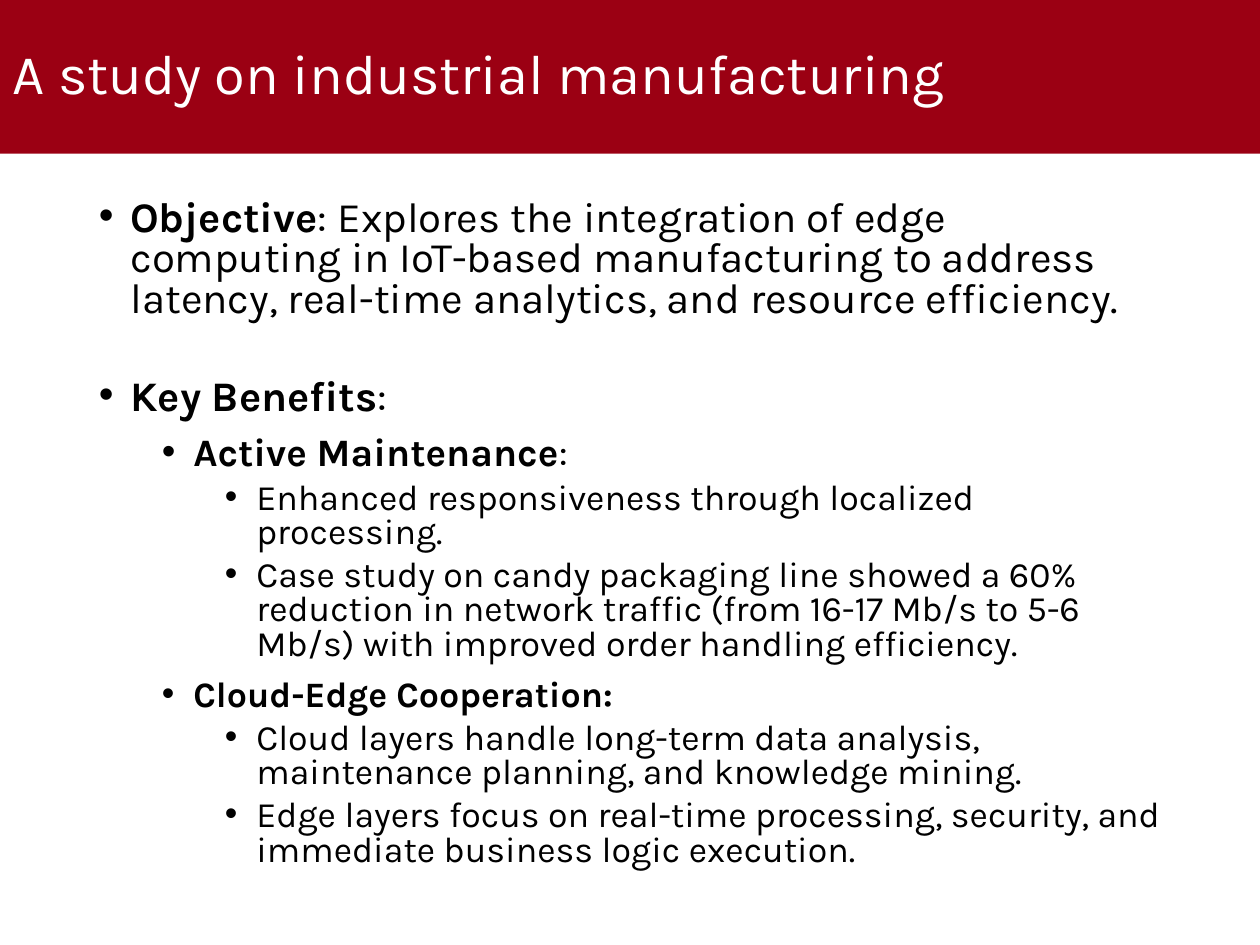
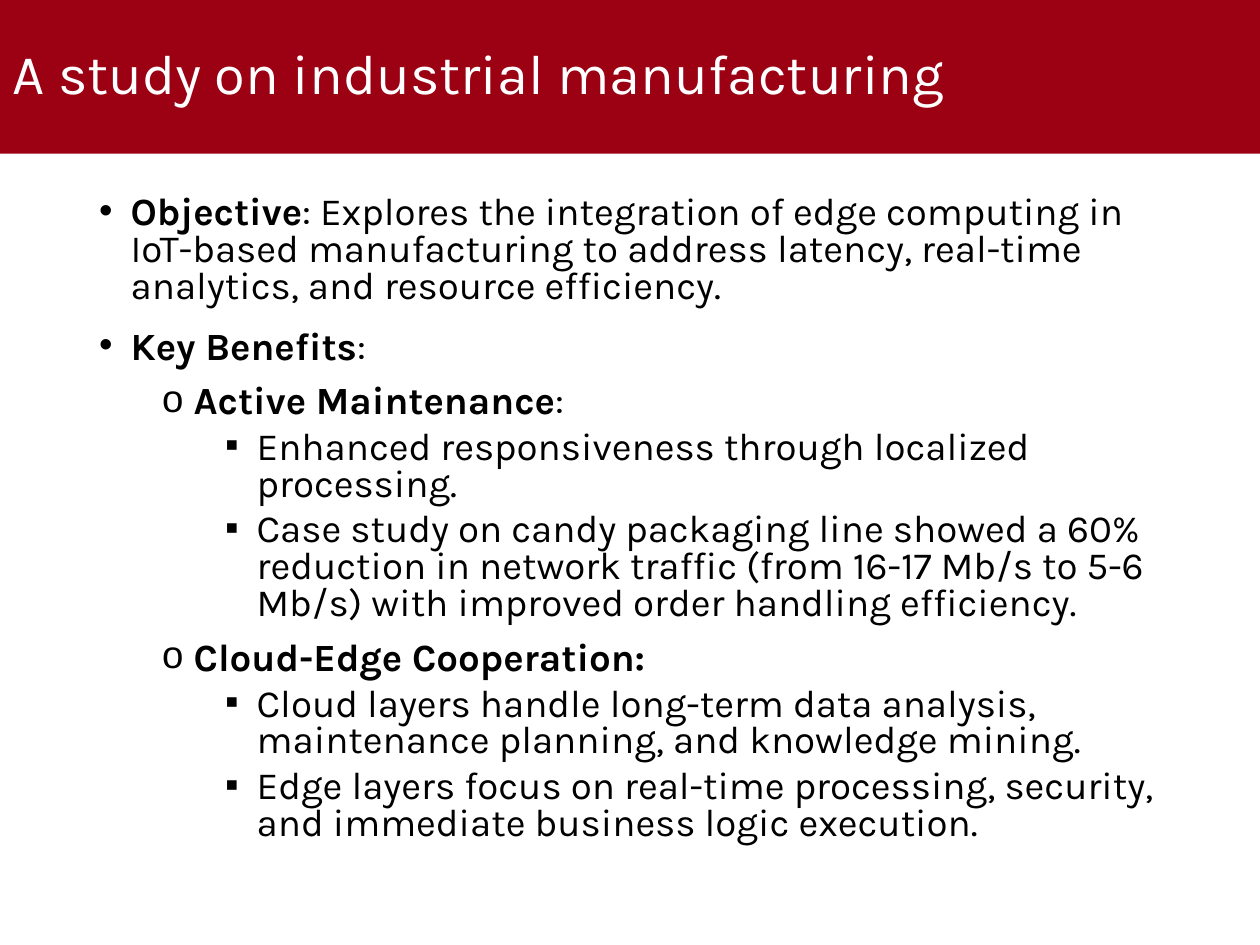
Before and after one commit to MikeIsBack/UniPD-MSc-Computer-Science-courses, a slide deck: slide 12 of Wireless Networks for Mobile Applications/Project/Presentation/Presentation.pptx. Drawn at 1260x945 pixels with LibreOffice and Linux fonts; fonts in the diff are those of the drawing; background and template pictures are left out. Boxes give left, top, right and bottom in pixels: in the first picture for what was removed or moved away, otherwise in the second. Text is boxed around its words. In the diff, an @@ line names an element or a change of style, - is before the commit and + after.

```diff
--- a/Wireless Networks for Mobile Applications/Project/Presentation/Presentation.pptx
+++ b/Wireless Networks for Mobile Applications/Project/Presentation/Presentation.pptx
@@ text "Objective: Explores the integration of ..." at box(131, 197, 1154, 846): size 24.1 to 22 pt in "Objective: Explores the integration of edge computing ...", "Key Benefits:"; size 22.2 to 22 pt in "Active Maintenance:"; size 20.4 to 22 pt in "Enhanced responsiveness through localized processing.", "Case study on candy packaging line showed ...", "Cloud-Edge Cooperation:", "Cloud layers handle long-term data analysis, maintenance ..." and 1 more places; bullet • to o; bullet • to ▪ @@
```
Also in this commit, not shown: 7 other slides changed, 4 other files.
